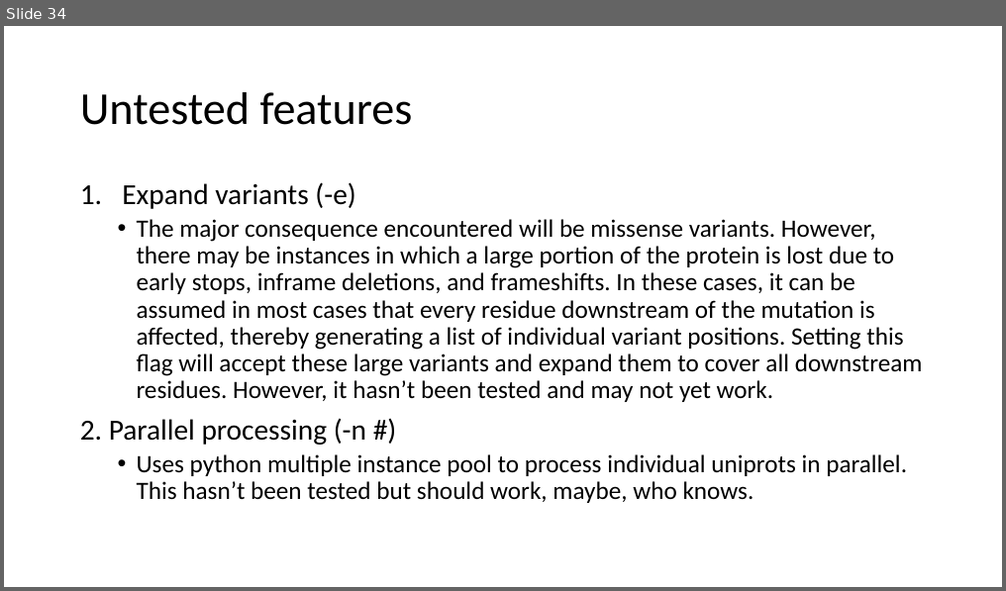
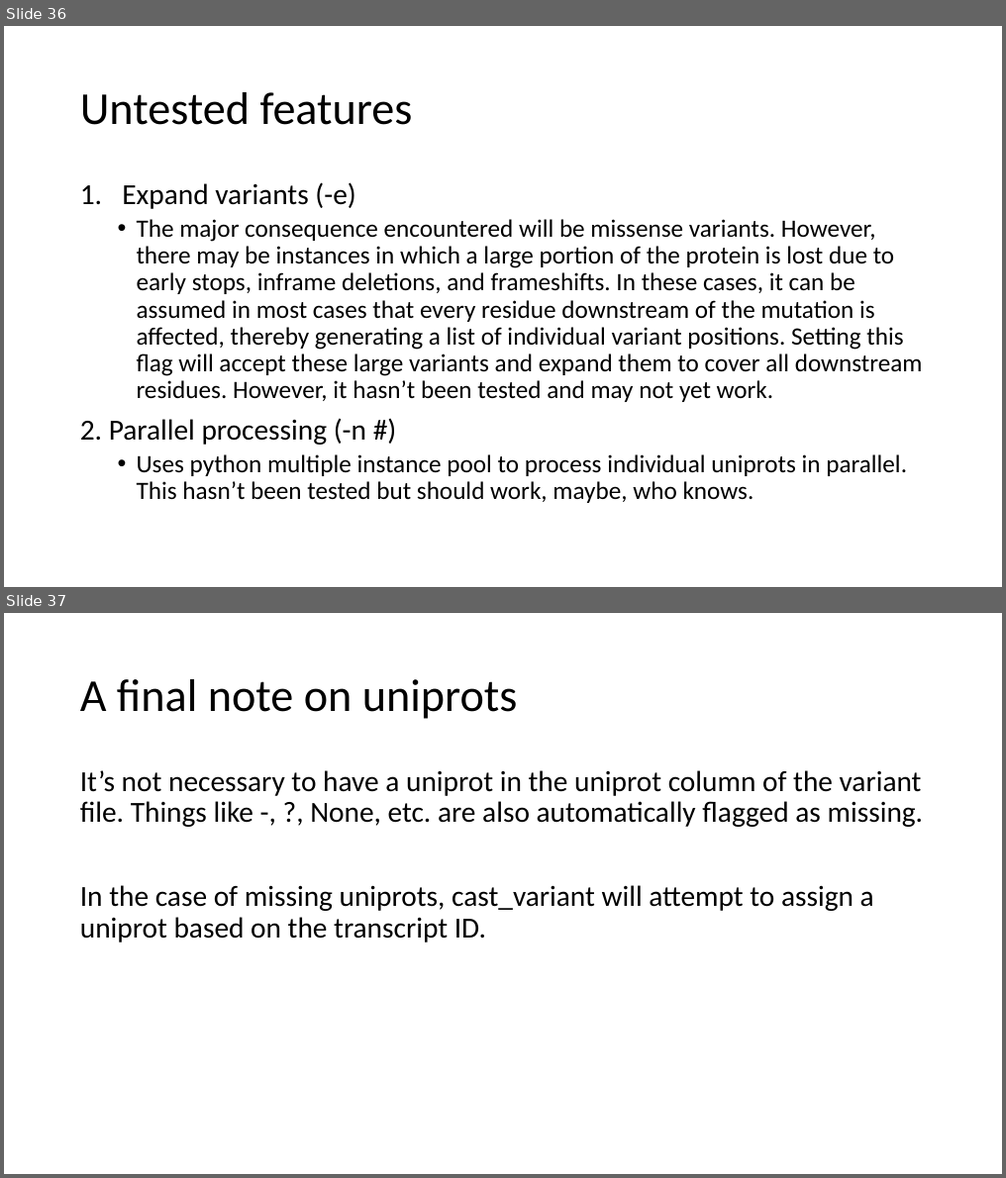
Before and after one commit to gsliwoski/cast_variant, a slide deck: tutorial.pptx. Shown one above the other, each under a label of ours: slide 34 before the commit, slides 36 and 37 after it. The pictures are 1006x591 and 1006x1178 pixels, drawn with LibreOffice and Linux fonts; fonts in the diff are those of the drawing. Boxes give left, top, right and bottom in pixels: in the first picture for what was removed or moved away, otherwise in the second. Text is boxed around its words. In the diff, an @@ line names an element or a change of style, - is before the commit and + after.

```diff
--- a/tutorial.pptx
+++ b/tutorial.pptx
@@ slide 37 added at box(4, 613, 1002, 1174), background #FFFFFF @@
@@ title added at box(80, 679, 518, 719), 44 pt, text #000000 @@
+A final note on uniprots
@@ text added at box(80, 770, 924, 943), 28 pt, text #000000 @@
+It’s not necessary to have a uniprot in the uniprot column of the variant file. Things like -, ?, None, etc. are also automatically flagged as missing.
+In the case of missing uniprots, cast_variant will attempt to assign a uniprot based on the transcript ID.
@@ what was slide 34 is now slide 36 @@
```
Also in this commit, not shown: 1 slide changed, 2 other slides added, 1 other file.
